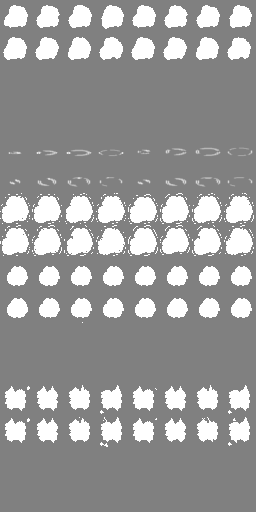
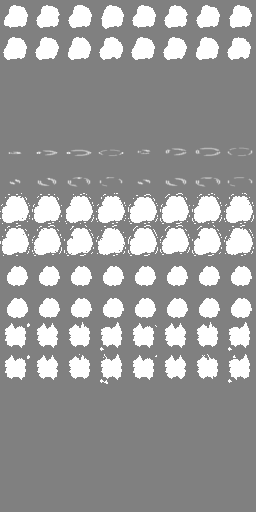
Layers edited between the first and the second 256px x 512px image:
added layer "Pasted Layer #1" above "Pasted Layer" over left=5, top=322, right=250, bottom=384
painted on "Pasted Layer" over left=5, top=322, right=250, bottom=447
